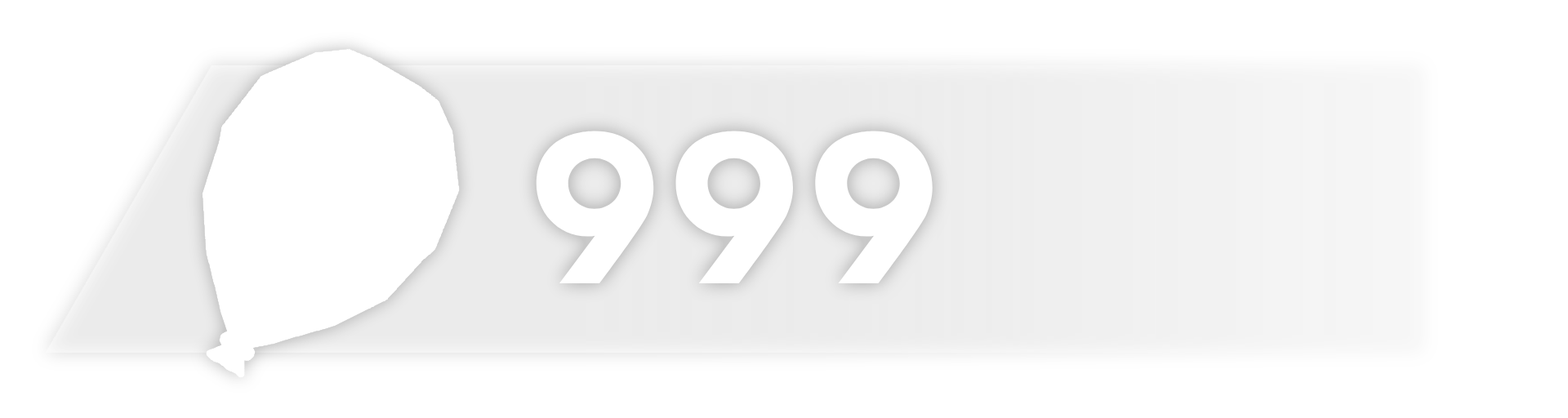
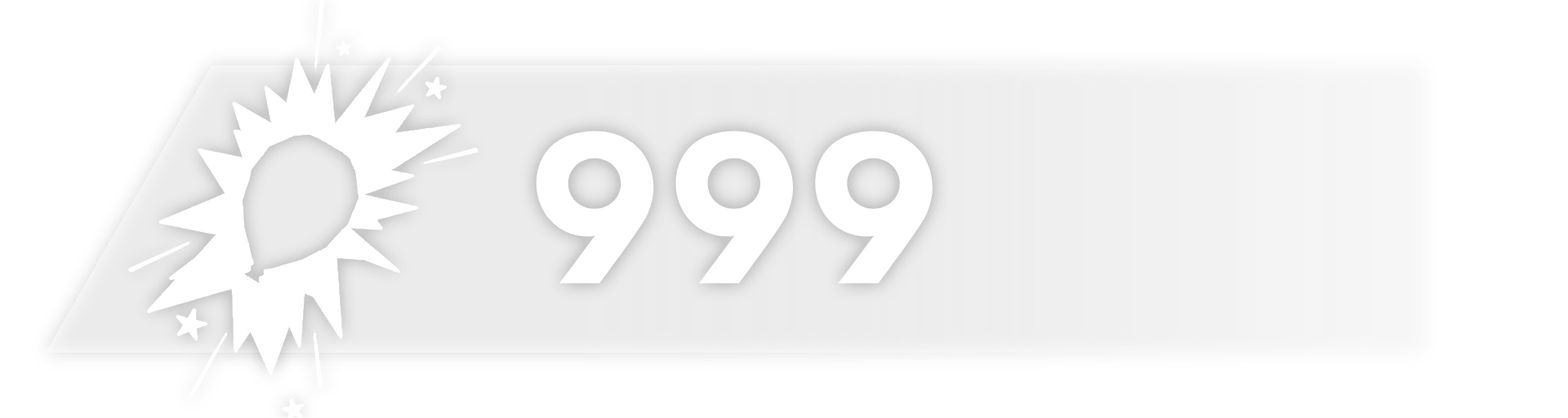
Revision of a layered 1568px x 418px image; what changed, layer by layer:
hid "Layer 6", painted on it over [201, 47, 460, 379]
added layer "Layer 7" above "Layer 2" over [129, 0, 478, 418]
